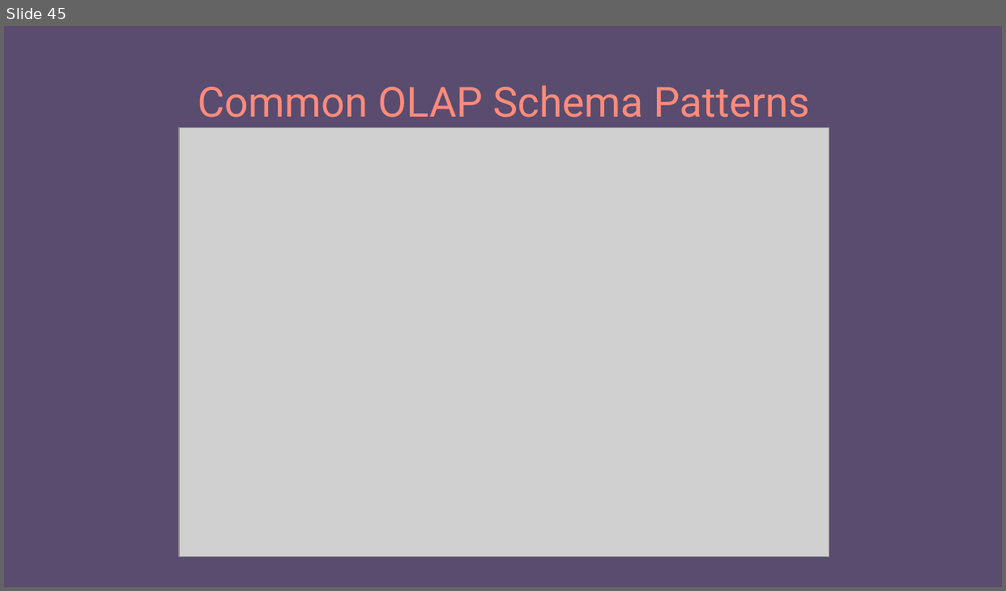
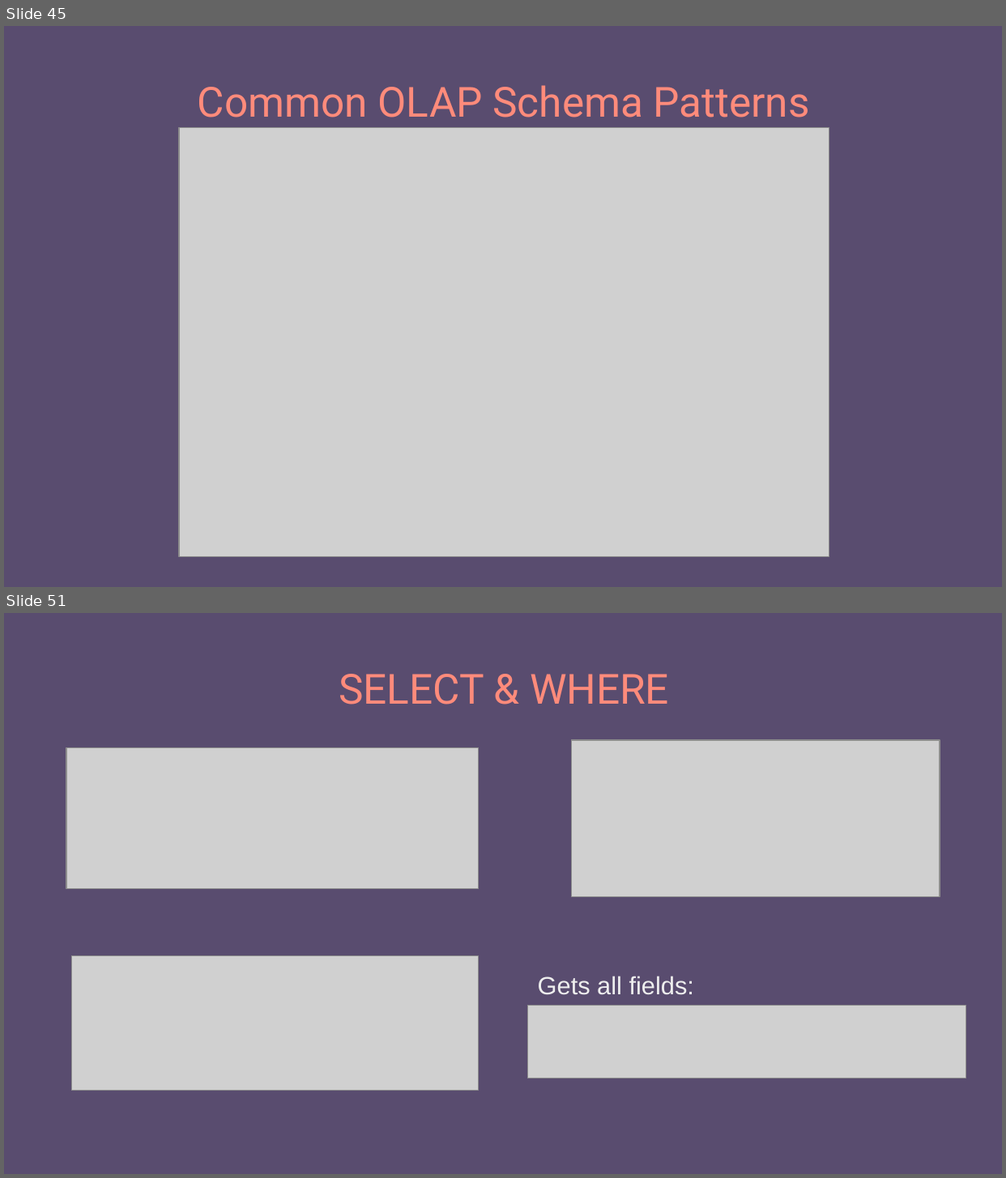
Before and after one commit to e-m-wilson/dotnet, a slide deck: Resources-Notes-Ppts/SQL/SQL_MSSQL.pptx. Shown one above the other, each under a label of ours: slide 45 before the commit, slides 45 and 51 after it; the slides between them are not shown. The pictures are 1006x591 and 1006x1178 pixels, drawn with LibreOffice and Linux fonts; fonts in the diff are those of the drawing; grey boxes stand for pictures. Boxes give left, top, right and bottom in pixels: in the first picture for what was removed or moved away, otherwise in the second. Text is boxed around its words. In the diff, an @@ line names an element or a change of style, - is before the commit and + after.

```diff
--- a/Resources-Notes-Ppts/SQL/SQL_MSSQL.pptx
+++ b/Resources-Notes-Ppts/SQL/SQL_MSSQL.pptx
@@ slide 51 added at (4,613,1002,1174), background #594C6F @@
@@ title added at (339,674,669,705), 30 pt, text #FF8B7B @@
+SELECT & WHERE
@@ picture added at (67,747,479,889) @@
@@ picture added at (572,739,940,897) @@
@@ picture added at (72,956,478,1090) @@
@@ text added at (538,976,694,995), 18 pt, text #EEEEEE @@
+Gets all fields:
@@ picture added at (528,1006,966,1079) @@
```
Also in this commit, not shown: 4 slides changed, 16 other slides added, 3 slides removed.
